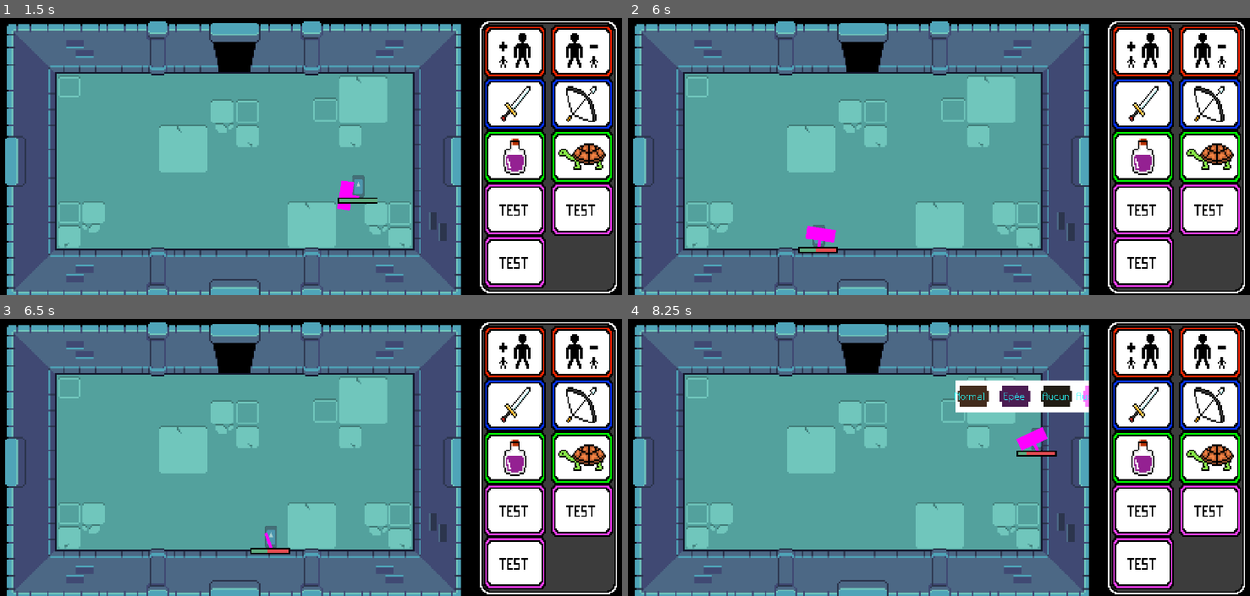
Above: before the commit, frames 1-4 (two rows, left to right).
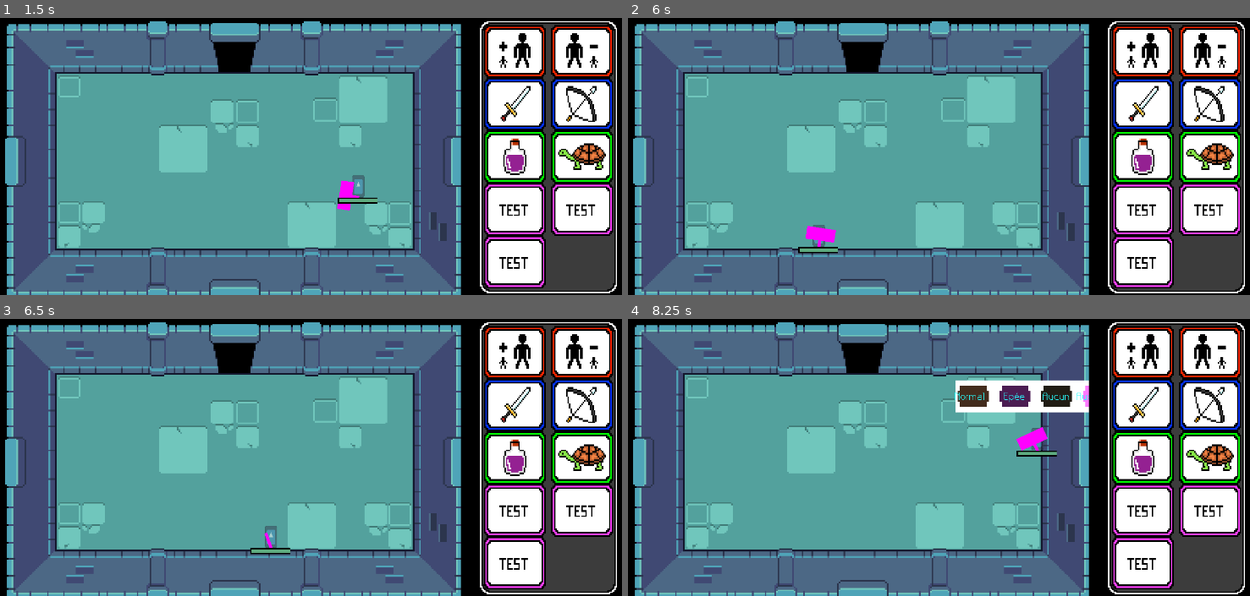
Above: after the commit, the same moments.

Repository: Lmorder2/Game-Jam---Max-Pierre-Arthur-Thomas
Game: Godot game, scene res://world.tscn
Two runs of this game, one before a commit and one after it. Both use one fixed random seed, a clock stepped at 60 frames per second and the inputs below. The engine's default icon, where the game draws it, is replaced by a stand-in: a white triangle on a blue panel in a dark square.
Inputs (mouse positions are in pixels of both pictures, inside the frame that each line leads up to):
- Up to frame 1 (1.5 s): move the mouse to (466, 142) at 0.52 s; hold Right (ui_right) 0.53-1.28 s; hold Alt (alt) 0.53-1.28 s; move the mouse to (180, 170) at 1.27 s; hold Down (ui_down) from 1.28 s (still down); click (180, 170) at 1.35 s
- Up to frame 2 (6 s): tap Alt (alt) at 1.55, 2.85, 4.35 s; move the mouse to (1013, 95) at 2.02 s; release Down (ui_down) at 2.03 s; hold Right (ui_right) 2.03-2.78 s; hold Alt (alt) 2.03-2.78 s; move the mouse to (907, 211) at 2.77 s; hold Up (ui_up) 2.78-3.53 s; move the mouse to (1150, 198) at 3.52 s; hold Alt (alt) 3.53-4.28 s; hold Left (ui_left) 3.53-5.03 s; click (1150, 198) at 3.6 s; move the mouse to (739, 114) at 4.27 s; move the mouse to (976, 156) at 5.02 s; hold Down (ui_down) 5.03-5.78 s; hold Alt (alt) 5.03-5.78 s; move the mouse to (845, 87) at 5.77 s; hold Right (ui_right) from 5.78 s (still down); click (845, 87) at 5.85 s
- Up to frame 3 (6.5 s): keep holding Right (ui_right); tap Alt (alt) at 6.05 s
- Up to frame 4 (8.25 s): move the mouse to (1094, 443) at 6.52 s; release Right (ui_right) at 6.53 s; hold Up (ui_up) 6.53-7.28 s; hold Alt (alt) 6.53-7.28 s; move the mouse to (808, 471) at 7.27 s; hold Right (ui_right) 7.28-8.03 s; tap Alt (alt) at 7.35 s; move the mouse to (1013, 396) at 8.02 s; hold Down (ui_down) from 8.03 s (still down); hold Alt (alt) from 8.03 s (still down); click (1013, 396) at 8.1 s

Frame 1 is identical in both runs. In frame 2, less than 0.1% of the frame differs, in the area x 30-34%, y 83-85%; in frame 3, less than 0.1%; in frame 4, less than 0.1%, in the area x 64-69%, y 47-50%.
Error after the commit: Attempt to call function 'take_damage' in base 'null instance' on a null instance. (res://player.gd:26)

Commit message:
laye rmask toussa toussa

Diff:
--- a/mob.tscn
+++ b/mob.tscn
@@ -311,7 +311,7 @@
 
 [node name="mob" type="CharacterBody2D"]
 position = Vector2(67, 98)
-collision_layer = 2
+collision_layer = 4
 slide_on_ceiling = false
 floor_stop_on_slope = false
 safe_margin = 0.8
@@ -352,6 +352,7 @@
 offset_bottom = -17.0
 
 [node name="WeaponsSword" parent="." instance=ExtResource("3_ubaqv")]
+collision_mask = 1
 
 [node name="WeaponsBow" parent="." instance=ExtResource("5_gfurk")]
 
--- a/player.tscn
+++ b/player.tscn
@@ -48,6 +48,7 @@
 is_player = true
 
 [node name="weaponsSword" parent="." instance=ExtResource("5_2hs0m")]
+collision_mask = 1
 is_player = true
 
 [node name="EffectManager" parent="." node_paths=PackedStringArray("sprite", "collisionPolygon", "sword", "bow", "healthManager") instance=ExtResource("7_1jxqw")]
--- a/project.godot
+++ b/project.godot
@@ -44,6 +44,15 @@
 "events": [Object(InputEventMouseButton,"resource_local_to_scene":false,"resource_name":"","device":-1,"window_id":0,"a …(259 unchanged characters)…
 ]
 }
+"Dégats test +"={
+"deadzone": 0.2,
+"events": [Object(InputEventKey,"resource_local_to_scene":false,"resource_name":"","device":-1,"window_id":0,"alt_pressed":false,"shift_pressed":false,"ctrl_pressed":false,"meta_pressed":false,"pressed":false,"keycode":0,"physical_keycode":4194437,"key_label":0,"unicode":43,"location":0,"echo":false,"script":null)
+]
+}
+"dégâts test -"={
+"deadzone": 0.2,
+"events": []
+}
 "Damage test +"={
 "deadzone": 0.2,
 "events": [Object(InputEventKey,"resource_local_to_scene":false,"resource_name":"","device":-1,"window_id":0,"alt_press …(196 unchanged characters)…
@@ -53,15 +62,6 @@
 "deadzone": 0.2,
 "events": [Object(InputEventKey,"resource_local_to_scene":false,"resource_name":"","device":-1,"window_id":0,"alt_press …(196 unchanged characters)…
 ]
-}
-"Dégats test +"={
-"deadzone": 0.2,
-"events": [Object(InputEventKey,"resource_local_to_scene":false,"resource_name":"","device":-1,"window_id":0,"alt_pressed":false,"shift_pressed":false,"ctrl_pressed":false,"meta_pressed":false,"pressed":false,"keycode":0,"physical_keycode":4194437,"key_label":0,"unicode":43,"location":0,"echo":false,"script":null)
-]
-}
-"dégâts test -"={
-"deadzone": 0.2,
-"events": []
 }
 kill_mobs={
 "deadzone": 0.2,
@@ -73,6 +73,7 @@
 
 2d_physics/layer_1="world"
 2d_physics/layer_2="player"
+2d_physics/layer_3="Mob"
 
 [rendering]
 
--- a/weapons_bow.tscn
+++ b/weapons_bow.tscn
@@ -7,7 +7,7 @@
 [sub_resource type="PlaceholderTexture2D" id="PlaceholderTexture2D_y178t"]
 
 [node name="WeaponsBow" type="Area2D" node_paths=PackedStringArray("hitbox")]
-collision_mask = 2
+collision_mask = 4
 script = ExtResource("1_y178t")
 hitbox = NodePath("BowAttack")
 
--- a/weapons_sword.tscn
+++ b/weapons_sword.tscn
@@ -7,6 +7,7 @@
 [sub_resource type="PlaceholderTexture2D" id="PlaceholderTexture2D_6ptjx"]
 
 [node name="WeaponsSword" type="Area2D" node_paths=PackedStringArray("hitbox")]
+visibility_layer = 4
 collision_mask = 2
 script = ExtResource("1_6ptjx")
 hitbox = NodePath("SwordAttack")
